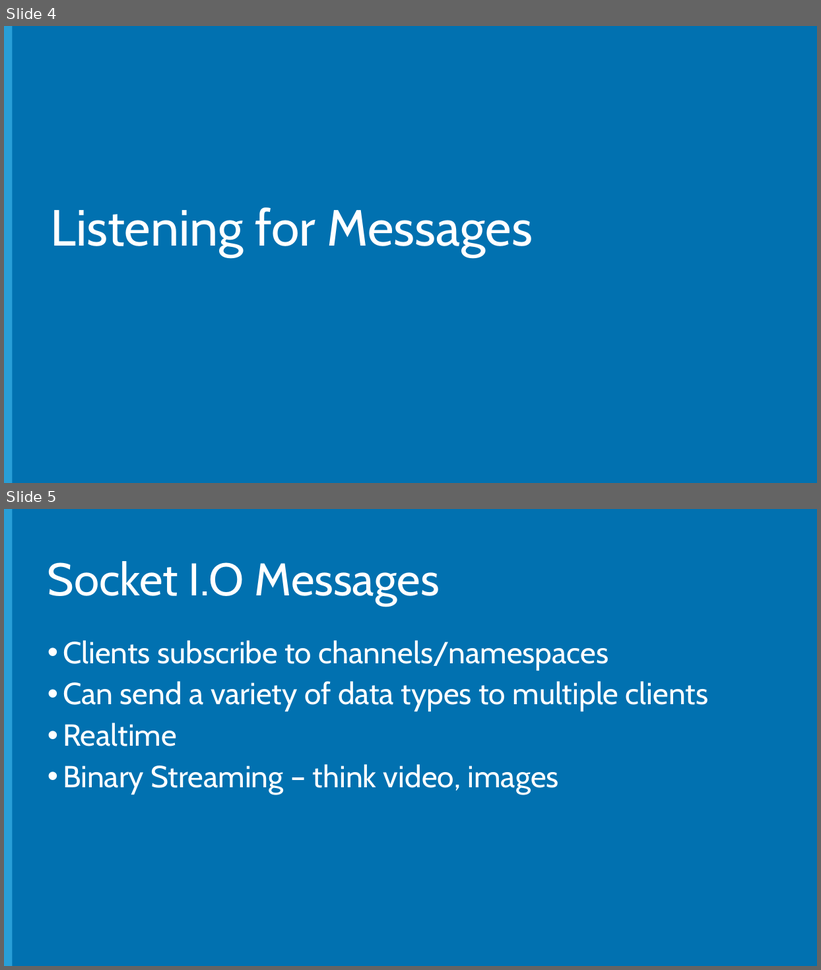
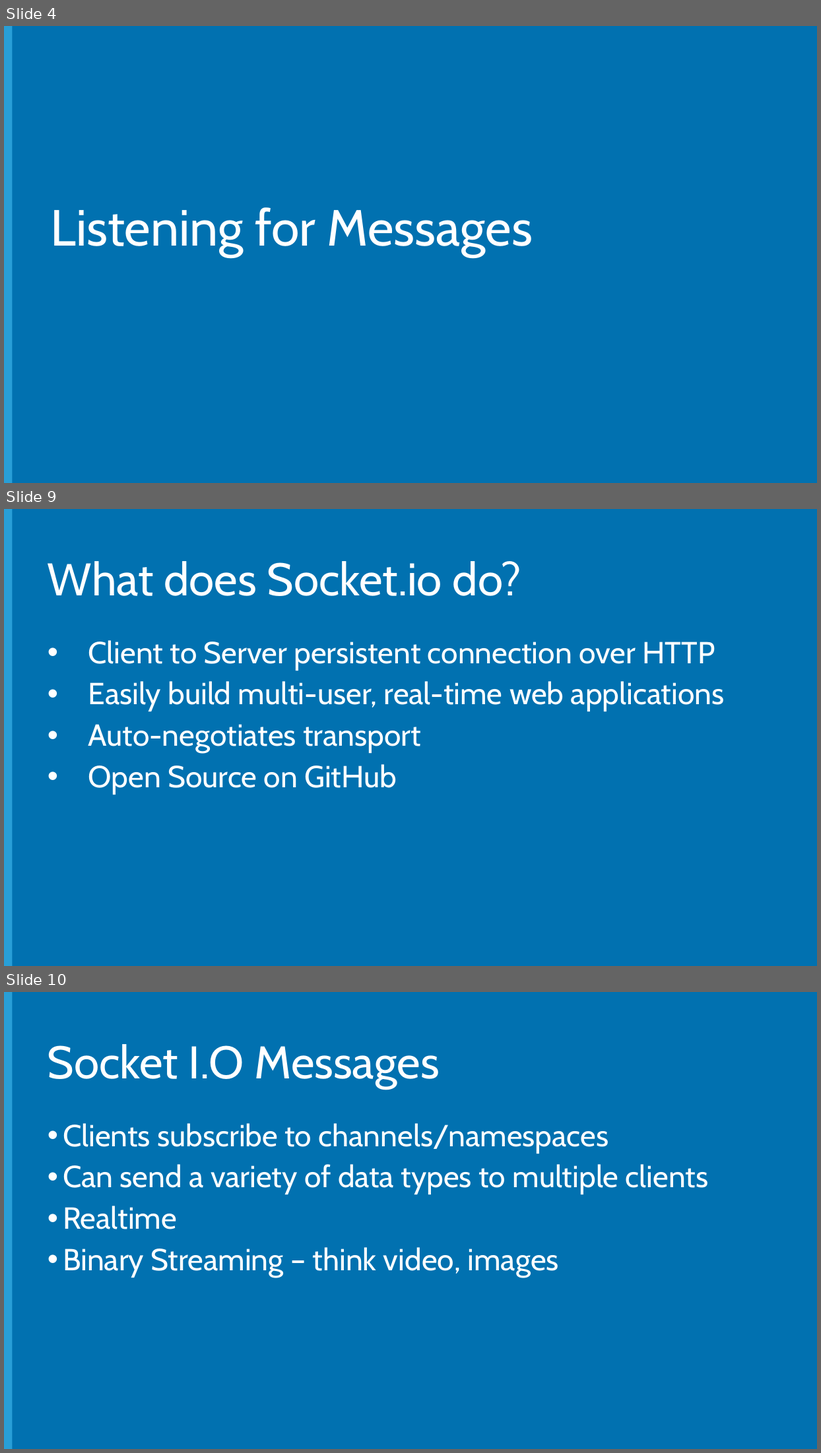
Before and after one commit to Microsoft-Web/NodeCamp, a slide deck: Presentation/ConnectingFrontAndBack/ConnectingFrontAndBack.pptx. Shown one above the other, each under a label of ours: slides 4 and 5 before the commit, slides 4, 9 and 10 after it; the slides between them are not shown. The pictures are 821x970 and 821x1453 pixels, drawn with LibreOffice and Linux fonts; fonts in the diff are those of the drawing; background and template pictures are left out. Boxes give left, top, right and bottom in pixels: in the first picture for what was removed or moved away, otherwise in the second. Text is boxed around its words. In the diff, an @@ line names an element or a change of style, - is before the commit and + after.

```diff
--- a/Presentation/ConnectingFrontAndBack/ConnectingFrontAndBack.pptx
+++ b/Presentation/ConnectingFrontAndBack/ConnectingFrontAndBack.pptx
@@ slide 9 added at [4,509,817,966], background #0171B0; not listed: 1 template element that a slide beside it also shows @@
@@ title added at [48,561,522,596], 54 pt, text #FFFFFF @@
+What does Socket.io do?
@@ text added at [88,640,725,795], 36 pt, text #FFFFFF @@
+• Client to Server persistent connection over HTTP
+• Easily build multi-user, real-time web applications
+• Auto-negotiates transport
+• Open Source on GitHub
@@ what was slide 5 is now slide 10 @@
```
Also in this commit, not shown: 4 other slides added, 1 other file.
